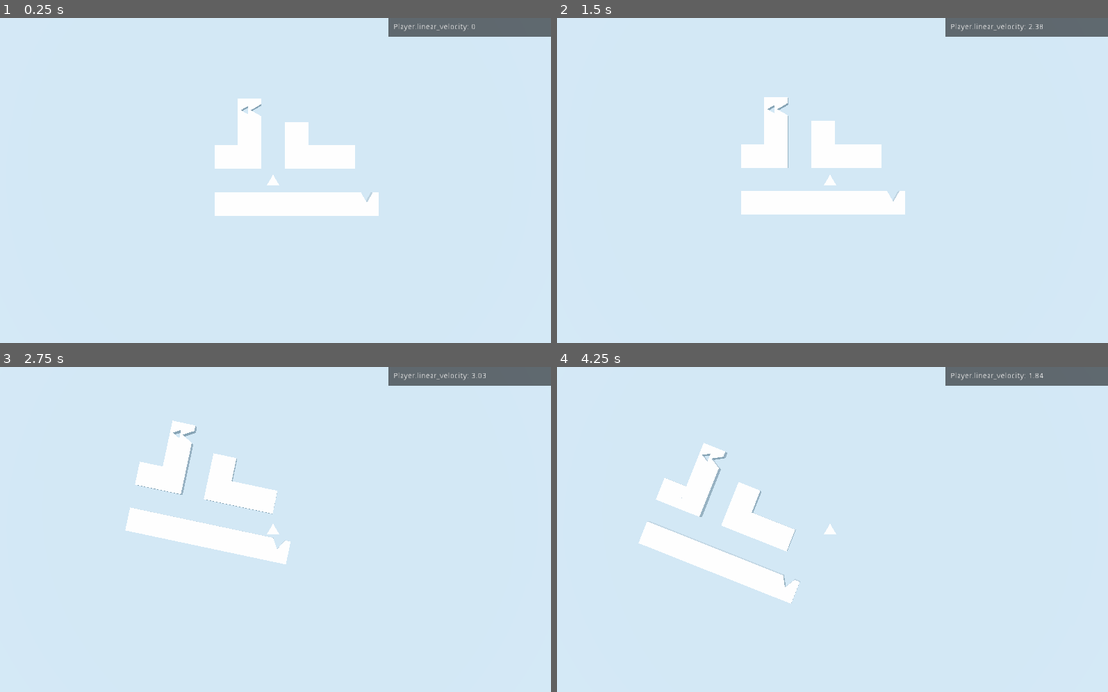
Above: before the commit, frames 1-4 (two rows, left to right).
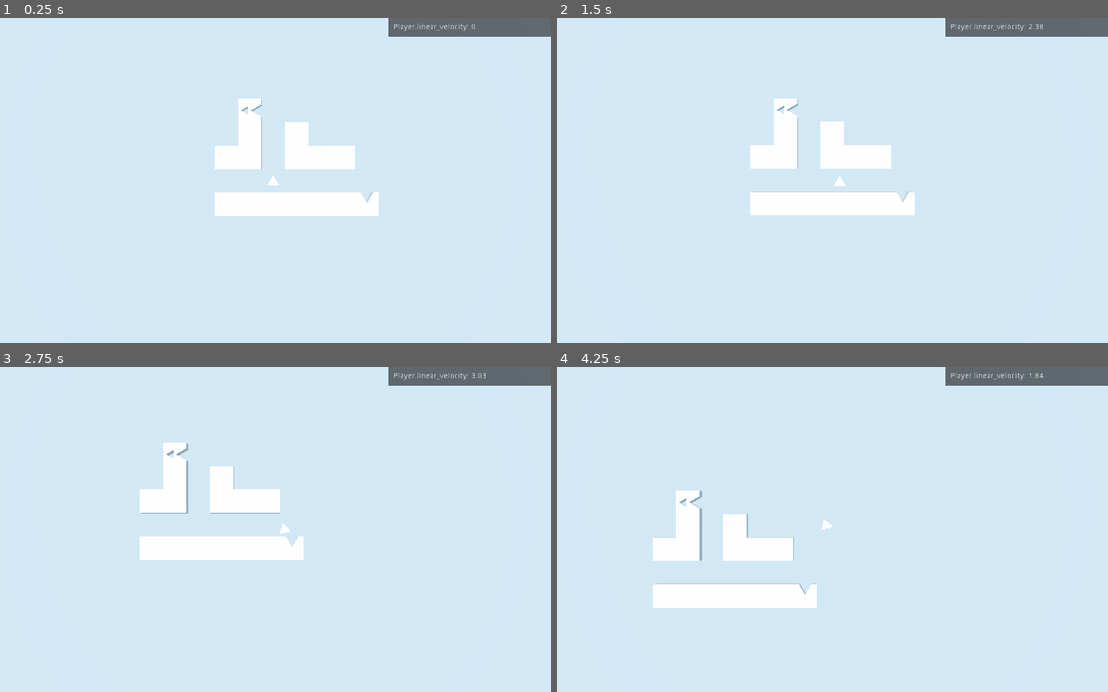
Above: after the commit, the same moments.

Repository: winston-yallow/primitives
Game: Godot game, scene res://levels/00_Test.tscn
The game is run twice, just before and just after one commit, with the same random seed, the same clock (stepped at 60 frames per second) and the same inputs.
Inputs:
- Up to frame 1 (0.25 s): no input
- Up to frame 2 (1.5 s): tap Enter at 0.5 s; hold D (game_right) 0.53-1.28 s; tap Backspace at 0.6, 1.35 s; hold S (game_backward) from 1.28 s (still down)
- Up to frame 3 (2.75 s): release S (game_backward) at 2.03 s; hold D (game_right) from 2.03 s (still down); tap Backspace at 2.1 s
- Up to frame 4 (4.25 s): release D (game_right) at 2.78 s; hold W (game_forward) 2.78-3.53 s; tap Backspace at 2.85, 3.6 s; hold A (game_left) from 3.53 s (still down)

The runs differ from the first frame. In frame 1, 0.1% of the frame differs, in the area x 38-68%, y 24-57%; in frame 2, 1.9%; in frame 3, 4.3%; in frame 4, 6.3%, in the area x 14-51%, y 23-75%.

Commit message:
Make camera movement smooth

Diff:
--- a/game/levels/00_Test.tscn
+++ b/game/levels/00_Test.tscn
@@ -75,5 +75,18 @@
 
 [node name="Player" parent="." instance=ExtResource( 4 )]
 
-[node name="Camera" type="Camera" parent="Player"]
+[node name="RemoteCameraTransform" type="RemoteTransform" parent="Player"]
 transform = Transform( -1, 8.74228e-08, 3.82137e-15, 0, -4.37114e-08, 1, 8.74228e-08, 1, 4.37114e-08, 0, 10, 0 )
+remote_path = NodePath("../../CameraTarget")
+update_rotation = false
+update_scale = false
+
+[node name="CameraTarget" type="Position3D" parent="."]
+transform = Transform( -1, -1.50996e-07, -6.60024e-15, 0, -4.37114e-08, 1, -1.50996e-07, 1, 4.37114e-08, 0, 10, 0 )
+
+[node name="InterpolatedCamera" type="InterpolatedCamera" parent="."]
+transform = Transform( -1, 8.74228e-08, 3.82137e-15, 0, -4.37114e-08, 1, 8.74228e-08, 1, 4.37114e-08, 0.0174818, 10, 0.0603619 )
+current = true
+target = NodePath("../CameraTarget")
+speed = 5.0
+enabled = true
